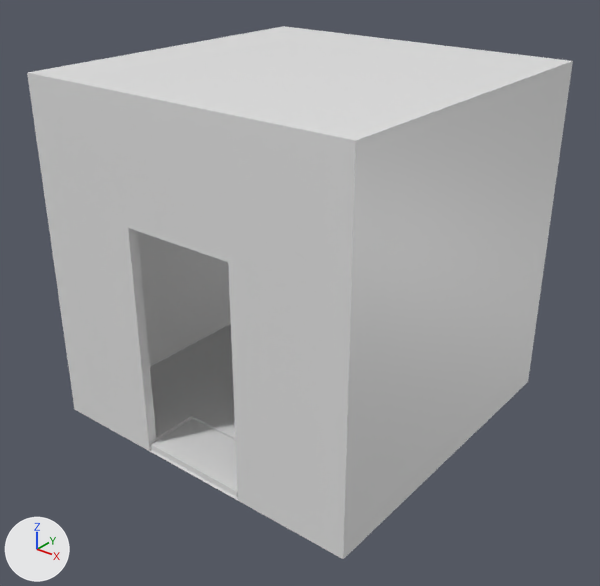
A saved change to the FBX model 3D/RoomInside/RoomInsideFbx.fbx.
One viewpoint serves both versions: a camera (50 mm lens) standing at (4.04, -3.66, 4.23) and looking at (0.05, 1.32, 1.14). Lighting does not change. The marker at lower left points along +X, +Y and +Z.

Names of what the first picture shows: 'RoomBorder'.
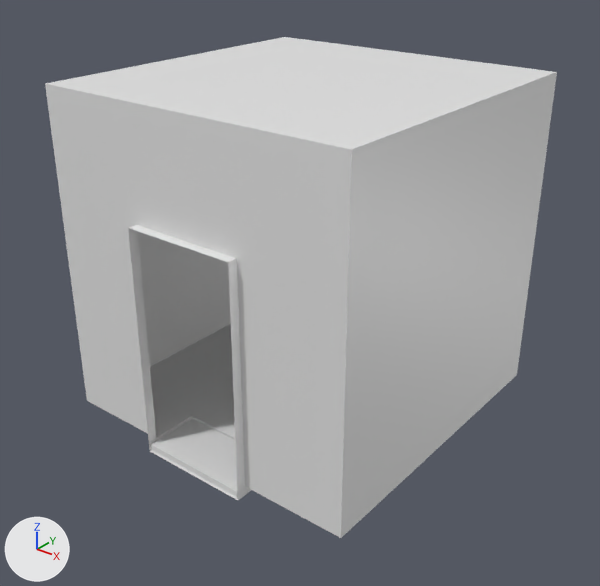
Location of each change, [x1, y1, x2, y2] in pixels of the pictures (600 x 586 px):
'RoomBorder', reshaped (6% narrower): before [27, 26, 573, 559]; after [45, 37, 557, 538]
part 1 of me_roombordermesh, deleted: before [27, 26, 573, 559]

What the commit changed:
me_roombordermesh has 36 vertices, 26 faces and spans x -1.5..1.5, y 0.0..3.0, z 0.0..3.0.
me_roombordermesh is used by ob_roomborder; location (0.0, 0.0, 0.0).
Verts and faces of me_roombordermesh; kept vertices keep their numbers, new ones are numbered from 36.
Before the commit, vertices of me_roombordermesh: 10 (1.5, 3.0, 3.0) at pixel (572, 60), 11 (1.5, 3.0, 0.0) at pixel (528, 381), 12 (1.5, 0.0, 3.0) at pixel (355, 140), 13 (1.5, 0.0, 0.0) at pixel (343, 559), 14 (-1.5, 3.0, 3.0) at pixel (283, 26).
Before the commit, vertices of me_roombordermesh: 15 (-1.5, 3.0, 0.0), 16 (-1.5, 0.0, 3.0) at pixel (27, 72), 17 (-1.5, 0.0, 0.0) at pixel (74, 409), 18 (0.5, 0.0, 0.0) at pixel (237, 500), 19 (0.5, 0.0, 2.0) at pixel (228, 262).
Before the commit, vertices of me_roombordermesh: 20 (-0.5, 0.0, 2.0) at pixel (128, 227), 21 (-0.5, 0.0, 0.0) at pixel (149, 451).
Part 1, on me_roombordermesh:
Vertices deleted: 10 to 17 (with the faces that use them).
